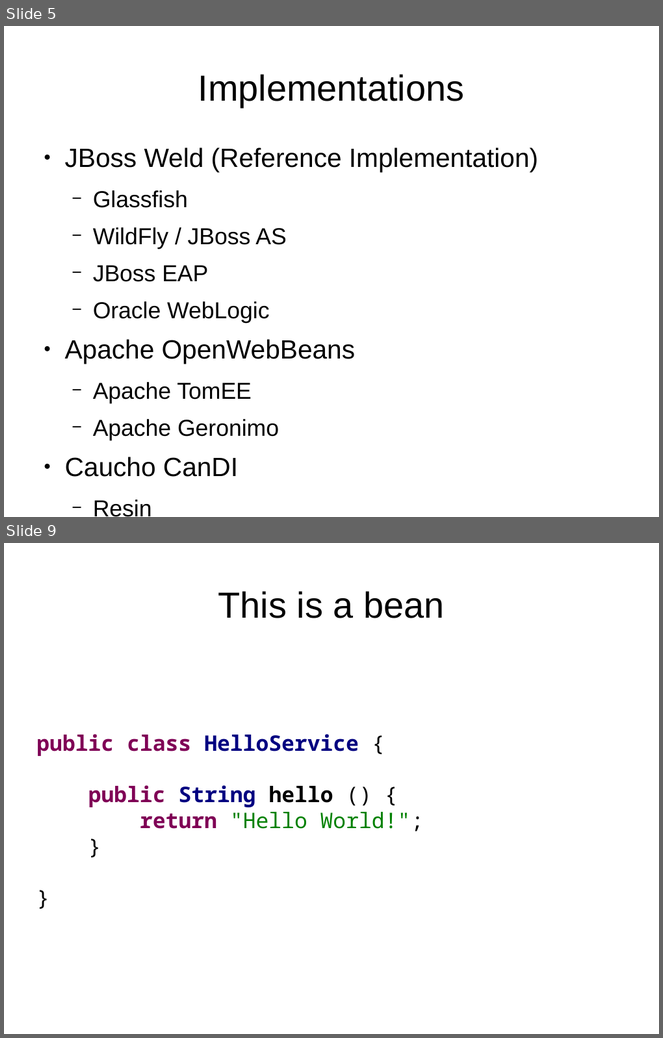
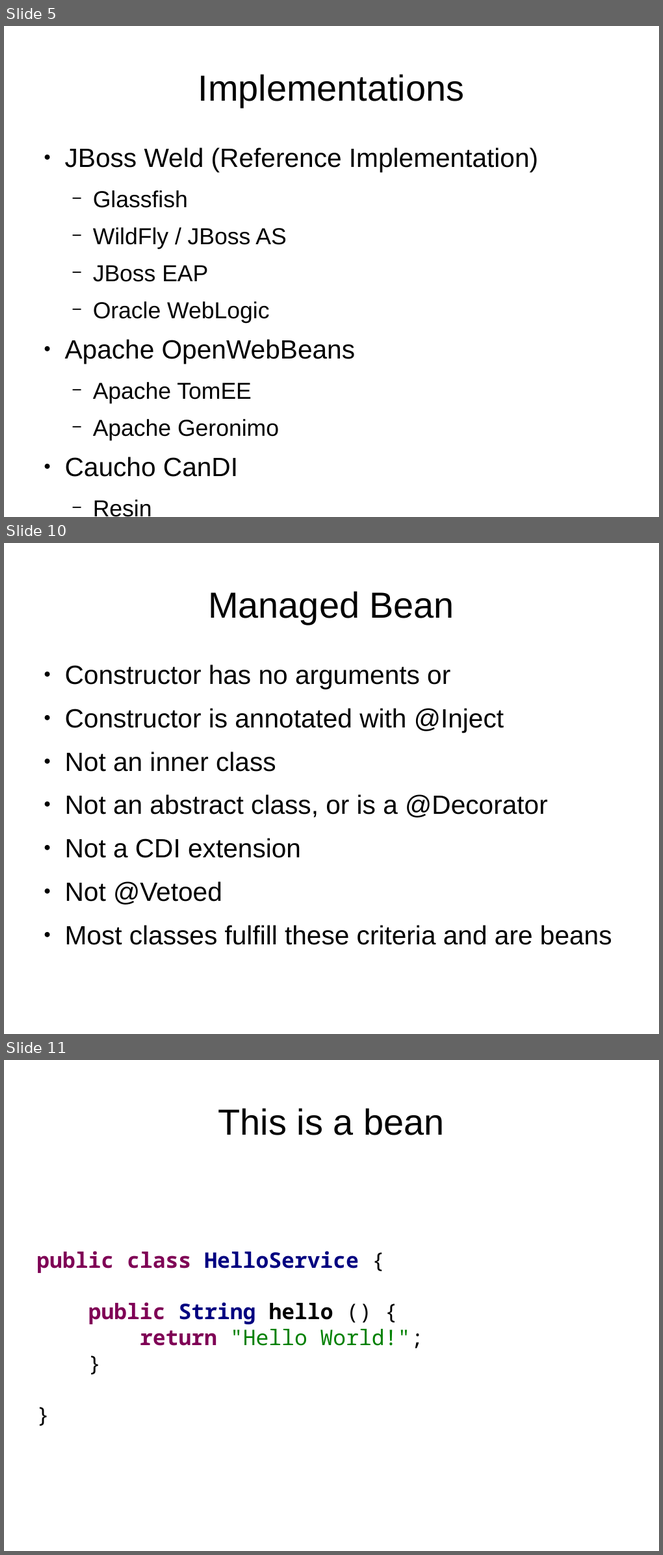
Before and after one commit to FrigoCoder/CDI, a slide deck: CDI.odp. Shown one above the other, each under a label of ours: slides 5 and 9 before the commit, slides 5, 10 and 11 after it; the slides between them are not shown. The pictures are 663x1038 and 663x1555 pixels, drawn with LibreOffice and Linux fonts; fonts in the diff are those of the drawing. Boxes give left, top, right and bottom in pixels: in the first picture for what was removed or moved away, otherwise in the second. Text is boxed around its words. In the diff, an @@ line names an element or a change of style, - is before the commit and + after.

```diff
--- a/CDI.odp
+++ b/CDI.odp
@@ slide 10 added at (x1=4, y1=543, x2=659, y2=1034), background #FFFFFF @@
@@ title added at (x1=208, y1=591, x2=454, y2=624), 44 pt, text #000000 @@
+Managed Bean
@@ text added at (x1=65, y1=665, x2=612, y2=945), 32 pt, text #000000 @@
+● Constructor has no arguments or
+● Constructor is annotated with @Inject
+● Not an inner class
+● Not an abstract class, or is a @Decorator
+● Not a CDI extension
+● Not @Vetoed
+● Most classes fulfill these criteria and are beans
@@ what was slide 9 is now slide 11 @@
```
Also in this commit, not shown: 2 slides changed, 6 other slides added, 2 slides removed, 5 other files.
